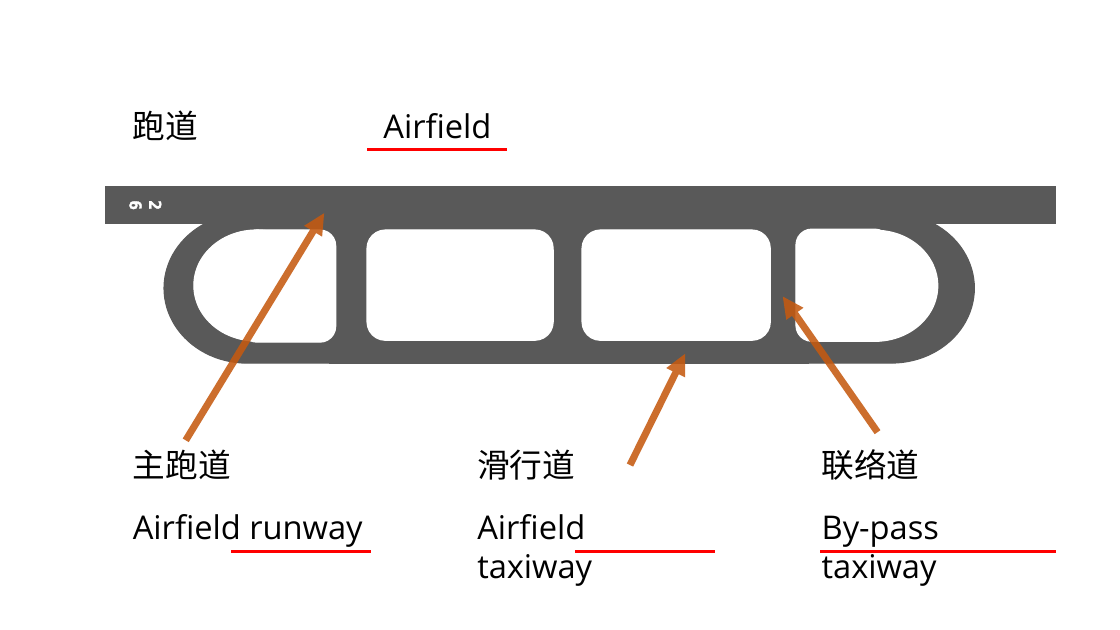
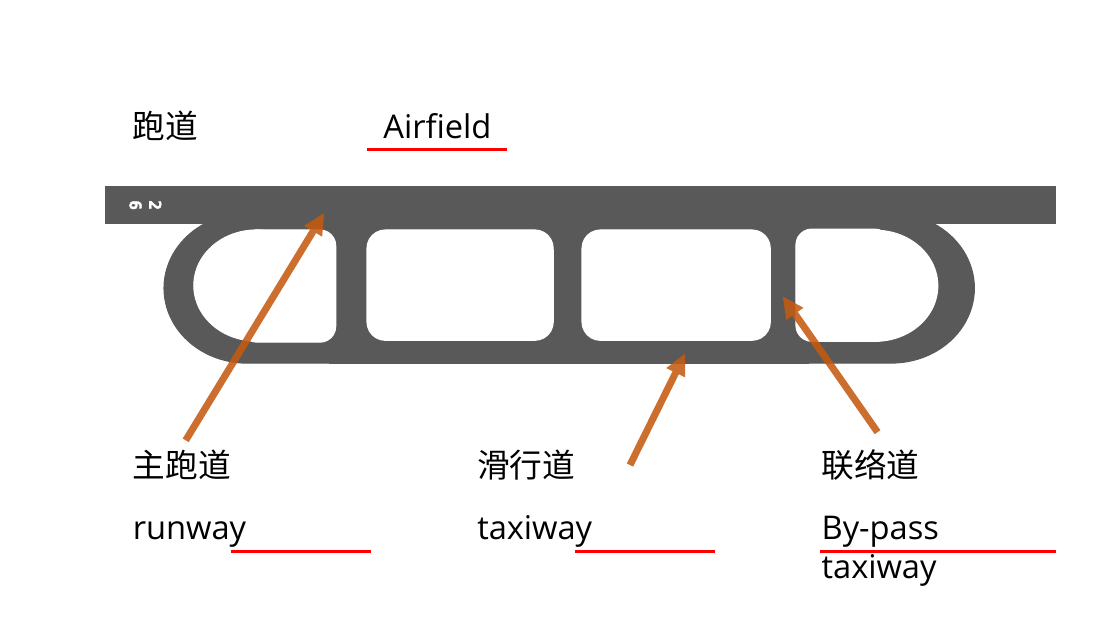
Before and after one commit to dlovegrace/english-teaching, a slide deck: slide 6 of airport sign.pptx (slide 4 before the commit). Drawn at 1120x630 pixels with LibreOffice and Linux fonts; fonts in the diff are those of the drawing. Boxes give left, top, right and bottom in pixels: in the first picture for what was removed or moved away, otherwise in the second. Text is boxed around its words. In the diff, an @@ line names an element or a change of style, - is before the commit and + after.

```diff
--- a/airport sign.pptx
+++ b/airport sign.pptx
@@ text at (133, 521, 246, 547): text changed @@
-Airfield runway
+runway
@@ text at (477, 515, 592, 547): text changed @@
-Airfield taxiway
+taxiway
```
Also in this commit, not shown: 2 other slides changed, 3 slides added.
